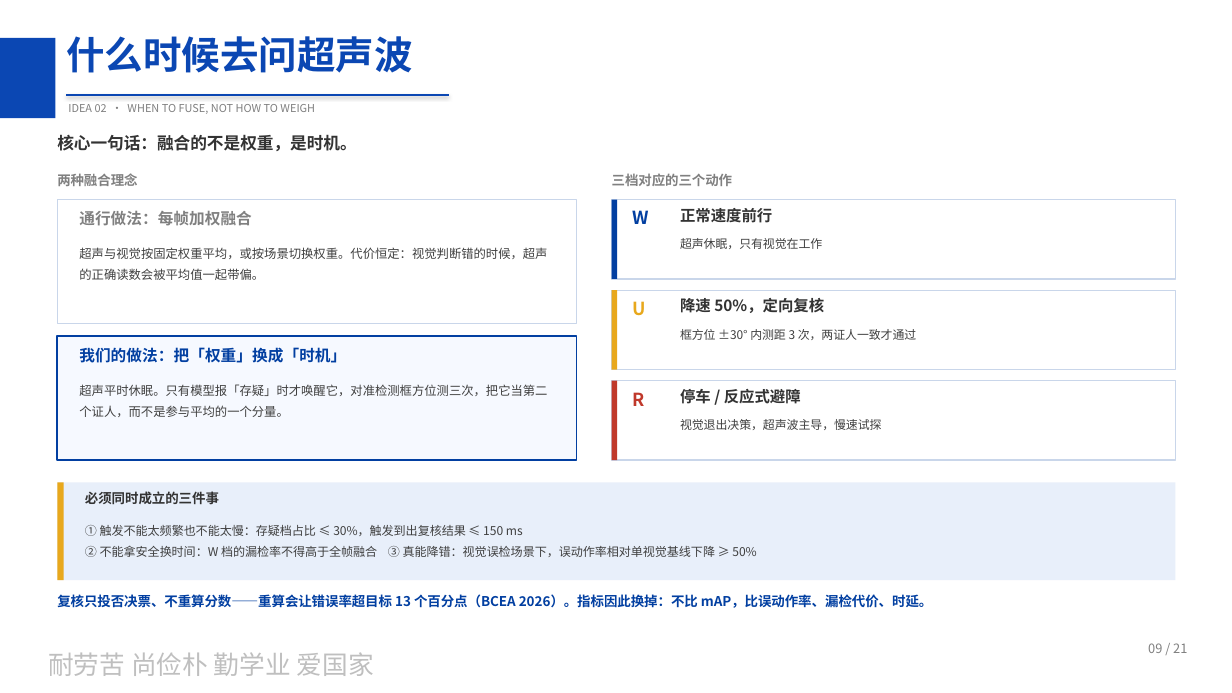
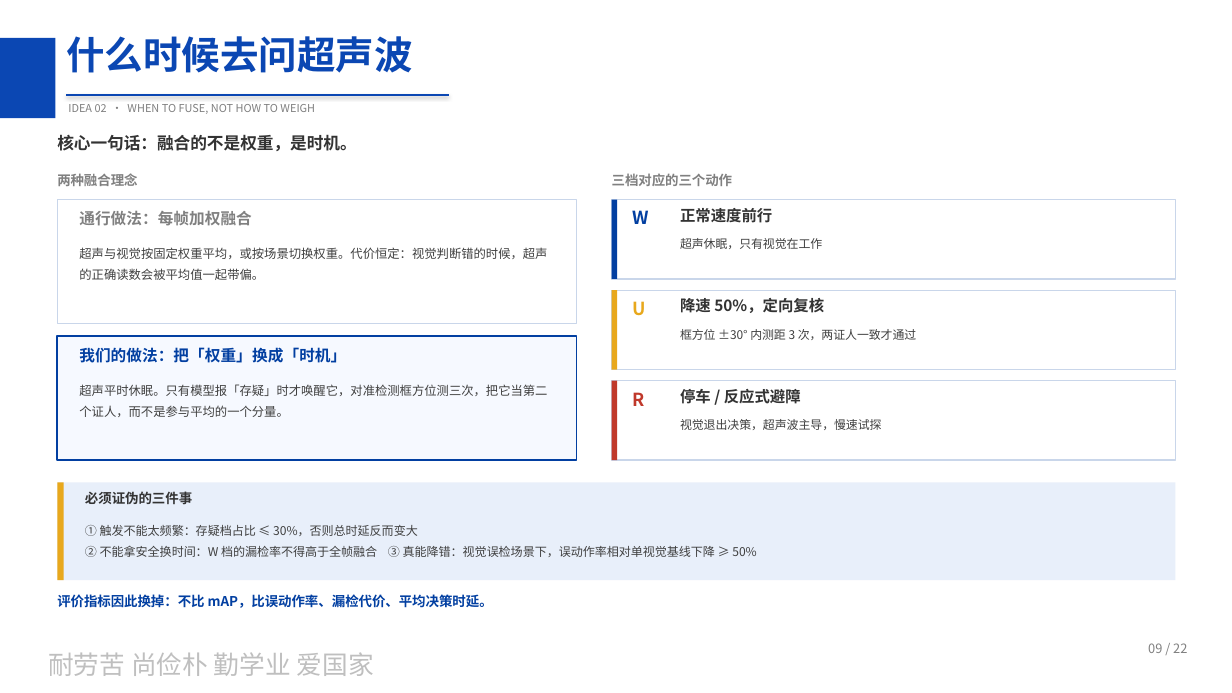
Before and after one commit to peach-ai280/srtp-tiny-detect-car, a slide deck: slide 9 of docs/01_立项/立项答辩_20261020.pptx. Drawn at 1232x693 pixels with LibreOffice and Linux fonts; fonts in the diff are those of the drawing; background and template pictures are left out. Boxes give left, top, right and bottom in pixels: in the first picture for what was removed or moved away, otherwise in the second. Text is boxed around its words. In the diff, an @@ line names an element or a change of style, - is before the commit and + after.

```diff
--- a/docs/01_立项/立项答辩_20261020.pptx
+++ b/docs/01_立项/立项答辩_20261020.pptx
@@ text at (85,491,192,504): text changed @@
-必须同时成立的三件事
+必须证伪的三件事
@@ text at (85,525,418,536): text changed @@
-① 触发不能太频繁也不能太慢：存疑档占比 ≤ 30%，触发到出复核结果 ≤ 150 ms
+① 触发不能太频繁：存疑档占比 ≤ 30%，否则总时延反而变大
@@ text at (57,594,493,608): text changed @@
-复核只投否决票、不重算分数——重算会让错误率超目标 13 个百分点（BCEA 2026）。指标因此换掉：不比 mAP，比误动作率、漏检代价、时延。
+评价指标因此换掉：不比 mAP，比误动作率、漏检代价、平均决策时延。
@@ text at (1148,643,1187,653): text changed @@
-09 / 21
+09 / 22
```
Also in this commit, not shown: 13 other slides changed, 1 slide added, 2 other files.
